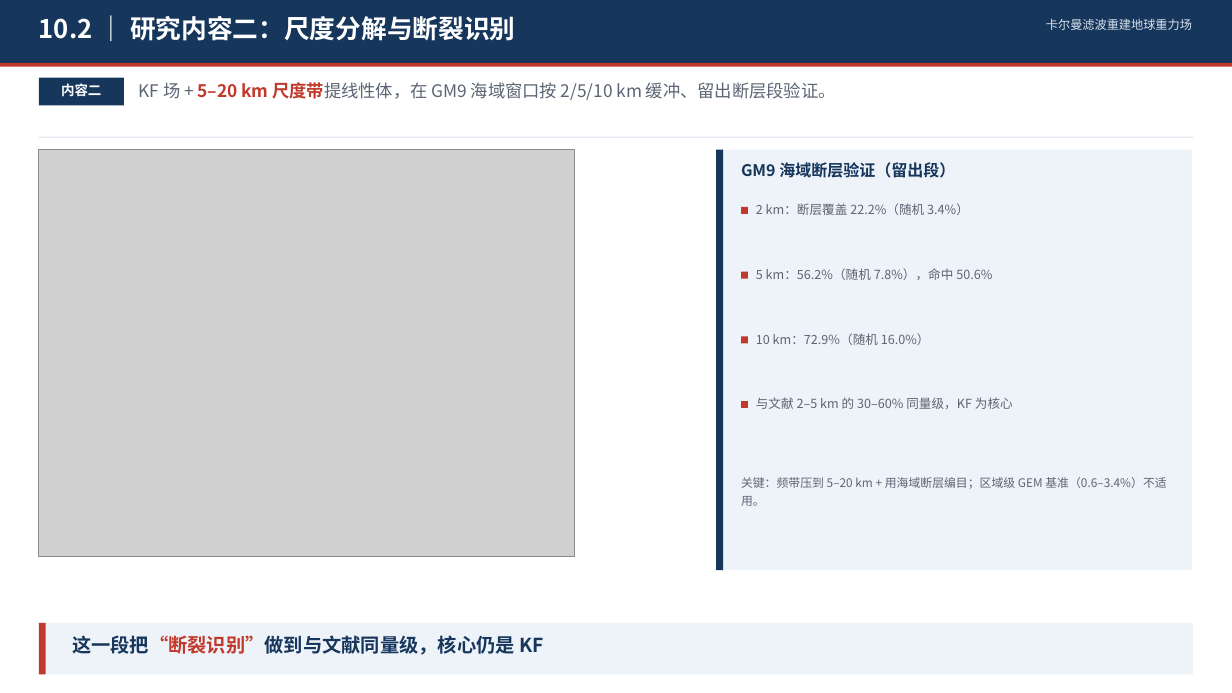
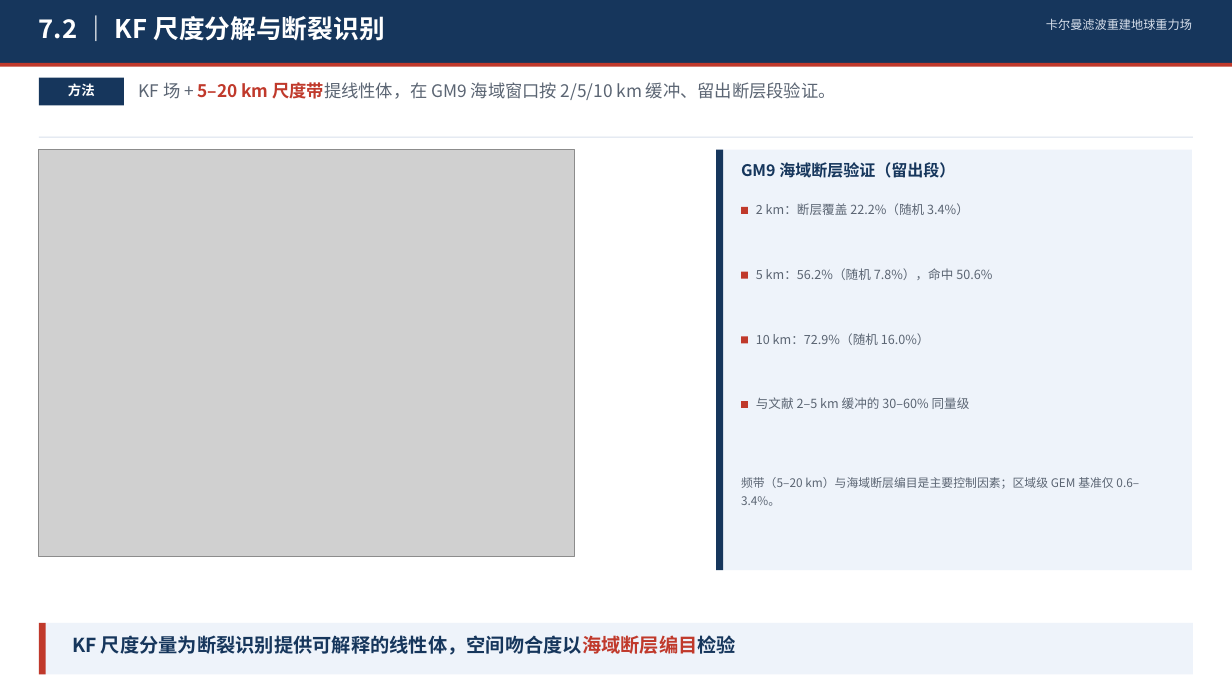
Before and after one commit to shuyunkai/kalman_gravity, a slide deck: slide 1 of ppt/三部分研究内容_三页.pptx (slide 2 before the commit). Drawn at 1232x693 pixels with LibreOffice and Linux fonts; fonts in the diff are those of the drawing; grey boxes stand for pictures. Boxes give left, top, right and bottom in pixels: in the first picture for what was removed or moved away, otherwise in the second. Text is boxed around its words. In the diff, an @@ line names an element or a change of style, - is before the commit and + after.

Commit message:
refactor(ppt): KF 方法页并入 7.2/7.3, 汇报稿 17 页
- 删除重复的研究内容一页
- 7.2 KF 尺度分解与断裂识别, 7.3 KF 反演, 紧跟 7.1
- 文案改为书面表述, 去掉口语化结论

```diff
--- a/ppt/三部分研究内容_三页.pptx
+++ b/ppt/三部分研究内容_三页.pptx
@@ text at [39,16,384,41]: text changed @@
-10.2 ｜ 研究内容二：尺度分解与断裂识别
+7.2 ｜ KF 尺度分解与断裂识别
@@ text at [68,83,95,96]: text changed @@
-内容二
+方法
@@ text at [756,397,970,409]: text changed @@
-与文献 2–5 km 的 30–60% 同量级，KF 为核心
+与文献 2–5 km 缓冲的 30–60% 同量级
@@ text at [741,477,1139,506]: text changed @@
-关键：频带压到 5–20 km + 用海域断层编目；区域级 GEM 基准（0.6–3.4%）不适用。
+频带（5–20 km）与海域断层编目是主要控制因素；区域级 GEM 基准仅 0.6–3.4%。
@@ text at [72,635,736,655]: text changed @@
-这一段把“断裂识别”做到与文献同量级，核心仍是 KF
+KF 尺度分量为断裂识别提供可解释的线性体，空间吻合度以海域断层编目检验
```
Also in this commit, not shown: 1 other slide changed, 1 slide removed, 3 other files.
